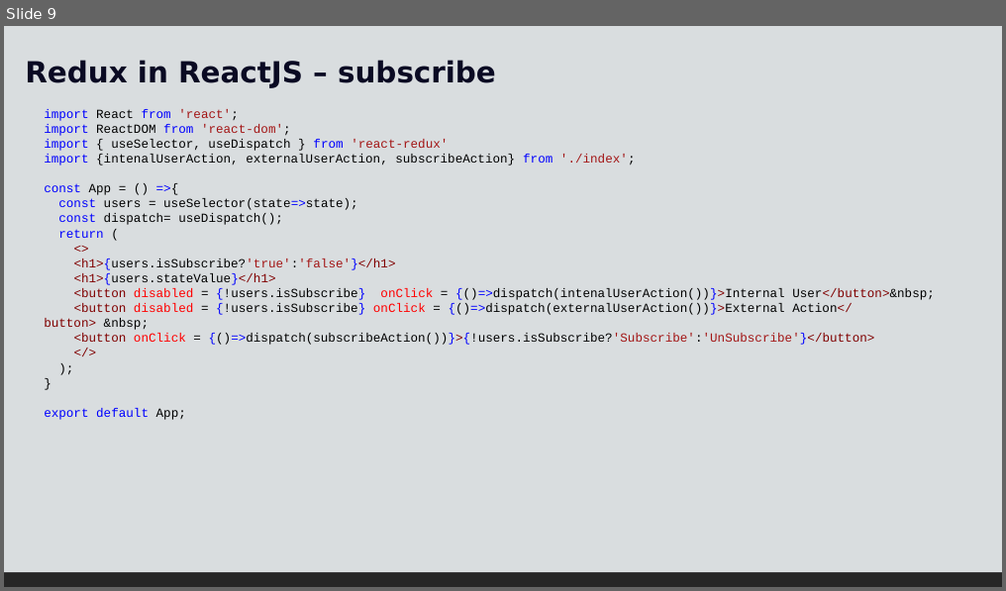
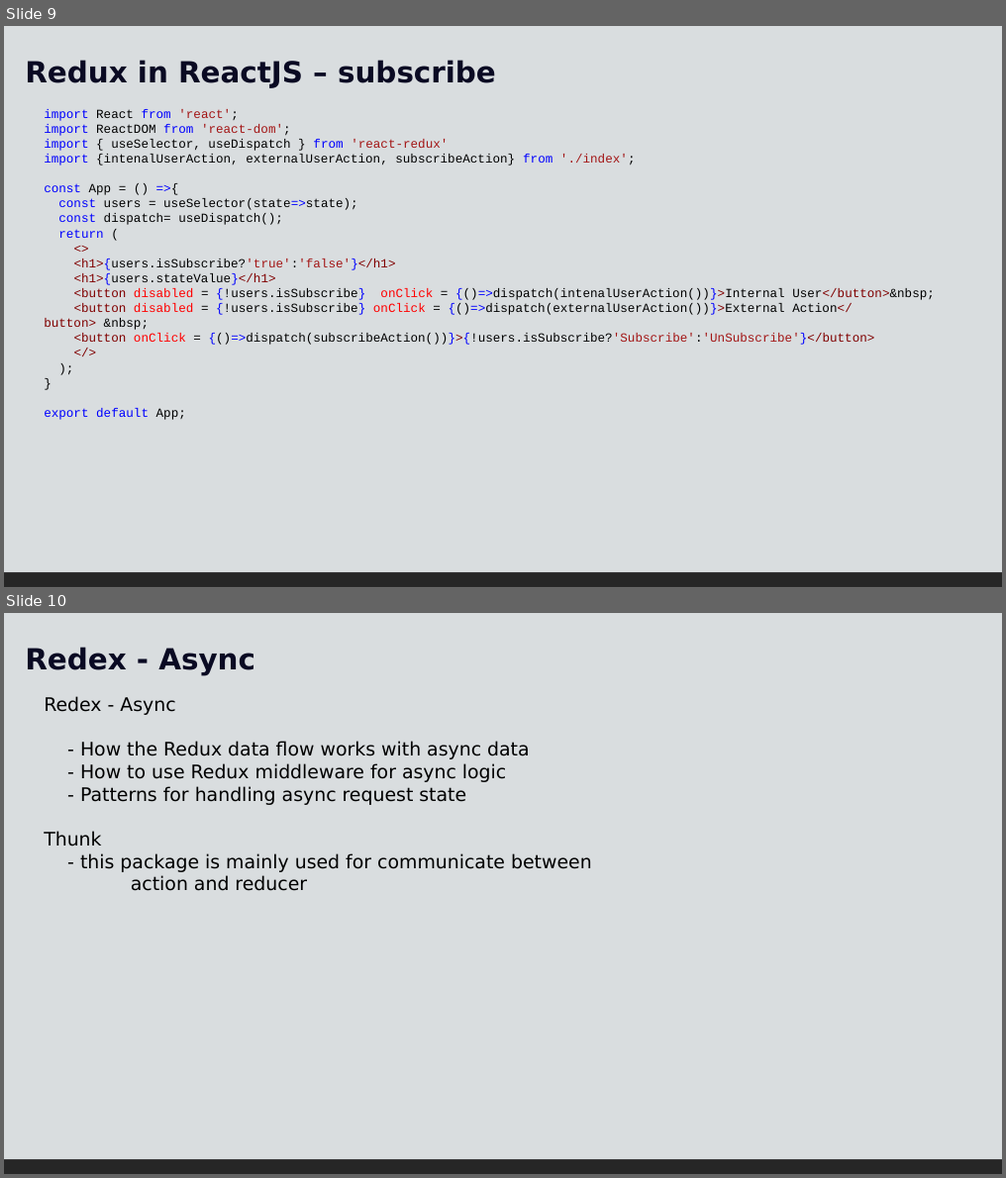
Before and after one commit to bharathi2k6/Learn_React, a slide deck: doc/React-5.pptx. Shown one above the other, each under a label of ours: slide 9 before the commit, slides 9 and 10 after it. The pictures are 1006x591 and 1006x1178 pixels, drawn with LibreOffice and Linux fonts; fonts in the diff are those of the drawing. Boxes give left, top, right and bottom in pixels: in the first picture for what was removed or moved away, otherwise in the second. Text is boxed around its words. In the diff, an @@ line names an element or a change of style, - is before the commit and + after.

Commit message:
Asyn - reducer

```diff
--- a/doc/React-5.pptx
+++ b/doc/React-5.pptx
@@ slide 10 added at bbox=[4, 613, 1002, 1174], background #FFFFFF; not listed: 1 template element that a slide beside it also shows @@
@@ rectangle added at bbox=[4, 613, 1002, 1159], fill #D9DDDF @@
@@ text added at bbox=[25, 647, 255, 675], 28 pt, text #0A0A23, bold @@
+Redex - Async
@@ text added at bbox=[44, 696, 592, 891], 18 pt, text #000000 @@
+Redex - Async
+- How the Redux data flow works with async data
+- How to use Redux middleware for async logic
+- Patterns for handling async request state
+Thunk
+- this package is mainly used for communicate between
+action and reducer
```
Also in this commit, not shown: 1 other slide added, 38 other files.
